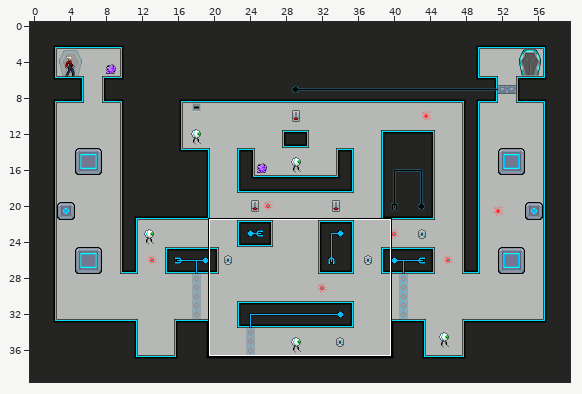
Tiled map (JSON) -- res/map/Security.json. Above: a wide view before the commit, with the close-up outlined.
Close-up. First the earlier version:
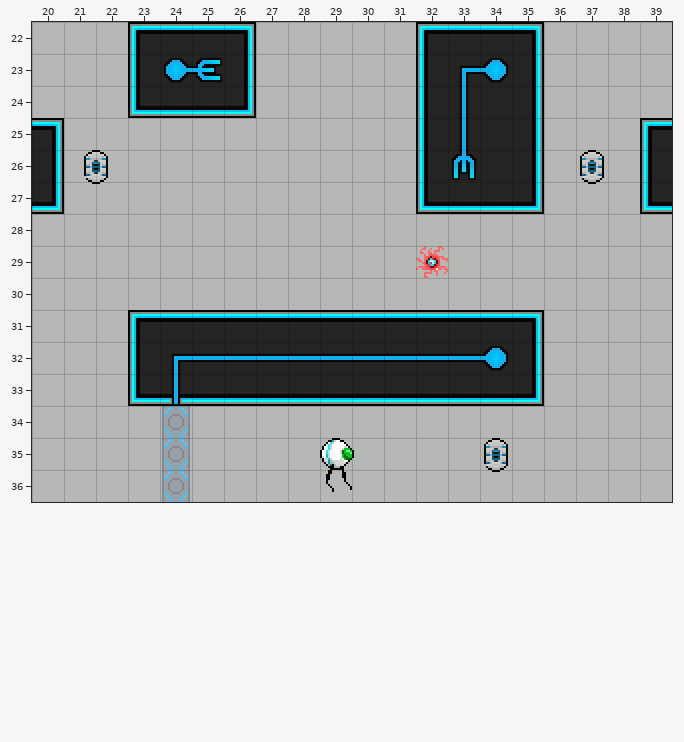
Cells are 16x16 px. Shown: x 20..39, y 22..36. The commit also changed other parts of the map, which this record leaves out.
After:
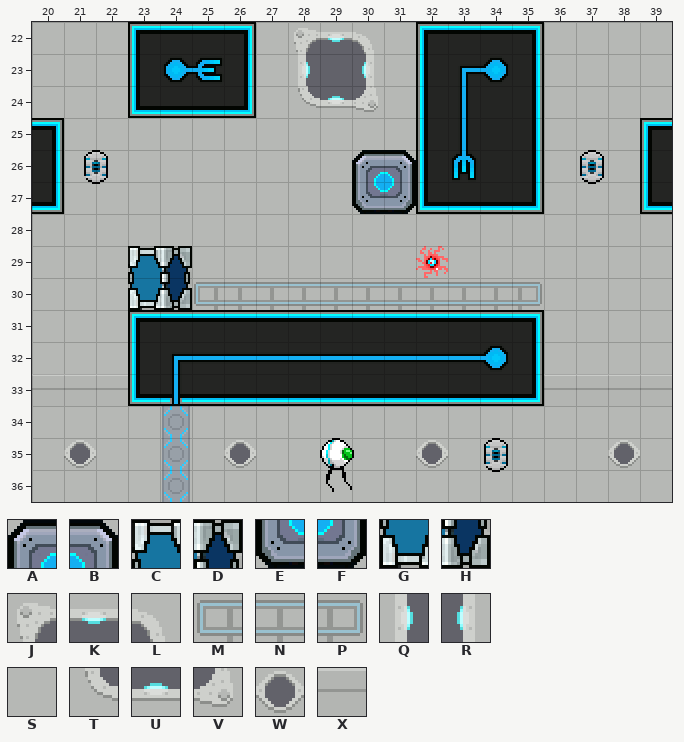
Key: from "main": A 160, B 161, C 175, D 176, E 185, F 186, G 200, H 201, J 247, K 248, L 249, M 255, N 256, P 257, Q 272, R 274, S 278, T 297, U 298, V 299, W 339, X 385.
_ is an empty cell, . an unchanged one.
Change:
--- layer "Tile Layer 1"
@@ x 28..30 @@
-22 SSS
-23 SSS
-24 SSS
+22 JKL
+23 Q_R
+24 TUV
@@ x 30..31 @@
-26 SS
-27 SS
+26 AB
+27 EF
@@ x 23..35 @@
-29 SS...........
-30 SSSSSSSSSSSSS
+29 CD...........
+30 GHMNNNNNNNNNP
@@ x 20..39 @@
-33 SSS.............SSSS
+33 XXX.............XXXX
@@ x 21..38 @@
-35 S....S.....S.....S
+35 W....W.....W.....W
